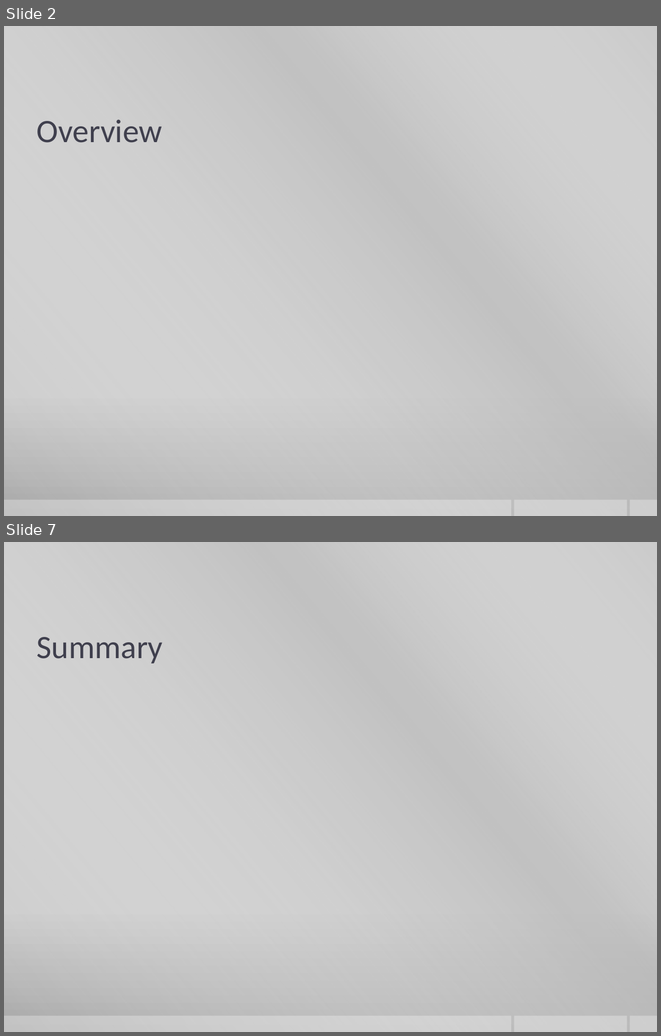
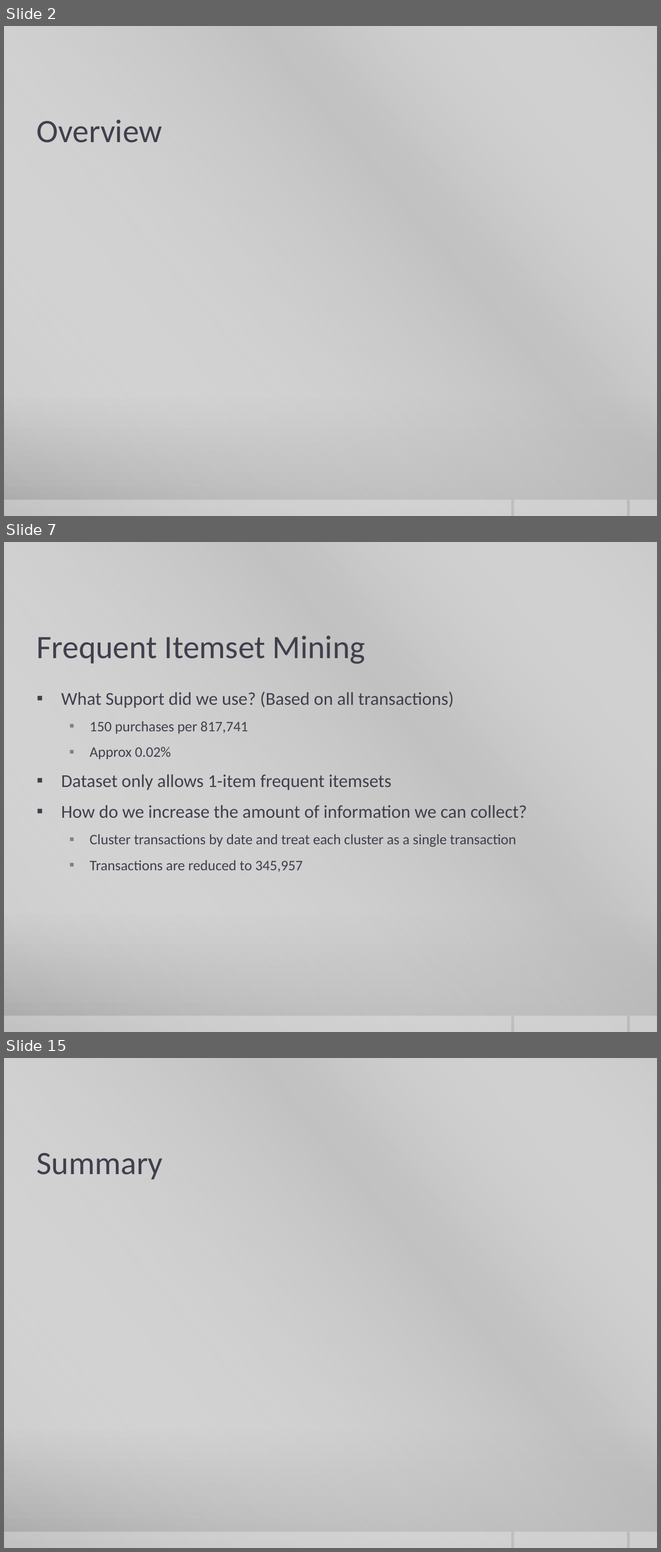
Before and after one commit to curtiskelsey/CS8370Group, a slide deck: Advertising Positioning.pptx. Shown one above the other, each under a label of ours: slides 2 and 7 before the commit, slides 2, 7 and 15 after it; the slides between them are not shown. The pictures are 661x1036 and 661x1552 pixels, drawn with LibreOffice and Linux fonts; fonts in the diff are those of the drawing; background and template pictures are left out. Boxes give left, top, right and bottom in pixels: in the first picture for what was removed or moved away, otherwise in the second. Text is boxed around its words. In the diff, an @@ line names an element or a change of style, - is before the commit and + after.

```diff
--- a/Advertising Positioning.pptx
+++ b/Advertising Positioning.pptx
@@ slide 7 added at (4, 542, 657, 1032), background gradient #CBCBCB to #C8C8C8 to #A7A7A7; not listed: 4 template elements that a slide beside it also shows @@
@@ title added at (37, 635, 365, 664), 36 pt, text #3F3F4D @@
+Frequent Itemset Mining
@@ text added at (61, 691, 527, 872), 20 pt, text #3F3F4D @@
+▪ What Support did we use? (Based on all transactions)
+  ▪ 150 purchases per 817,741
+  ▪ Approx 0.02%
+▪ Dataset only allows 1-item frequent itemsets
+▪ How do we increase the amount of information we can collect?
+  ▪ Cluster transactions by date and treat each cluster as a single transaction
+  ▪ Transactions are reduced to 345,957
@@ what was slide 7 is now slide 15 @@
```
Also in this commit, not shown: 4 slides changed, 7 other slides added, 16 other files.
